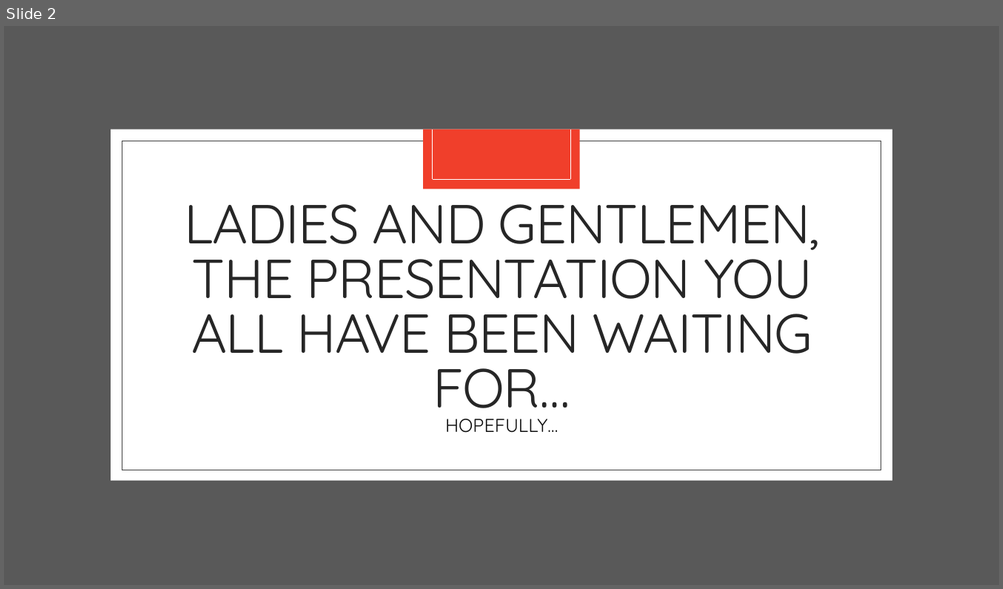
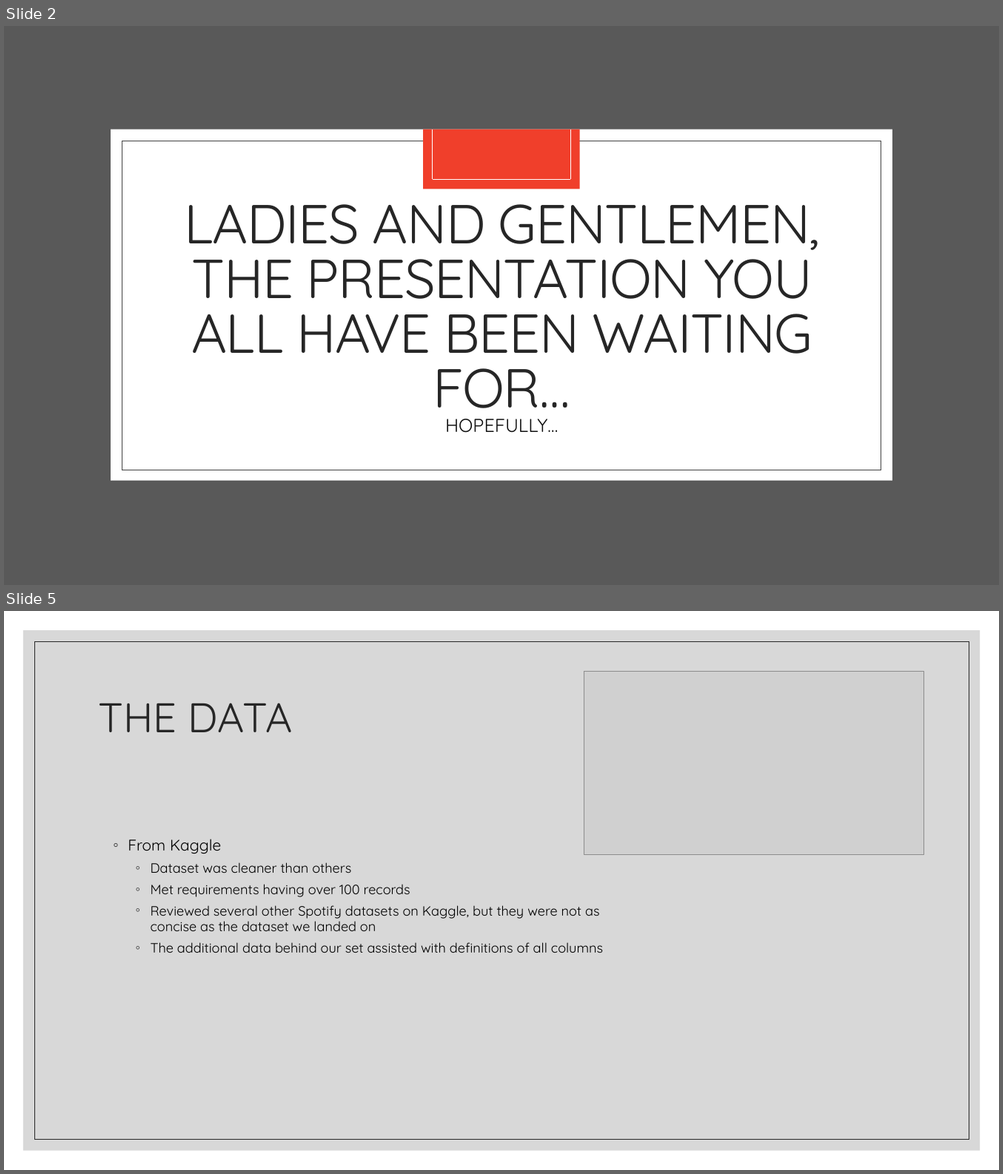
Before and after one commit to JeniLam/Spotify-Dashboard, a slide deck: gOGOGAGA.pptx. Shown one above the other, each under a label of ours: slide 2 before the commit, slides 2 and 5 after it; the slides between them are not shown. The pictures are 1003x589 and 1003x1174 pixels, drawn with LibreOffice and Linux fonts; fonts in the diff are those of the drawing; grey boxes stand for pictures. Boxes give left, top, right and bottom in pixels: in the first picture for what was removed or moved away, otherwise in the second. Text is boxed around its words. In the diff, an @@ line names an element or a change of style, - is before the commit and + after.

```diff
--- a/gOGOGAGA.pptx
+++ b/gOGOGAGA.pptx
@@ slide 5 added at (4,611,999,1170), background #FFFFFF @@
@@ rectangle added at (23,630,980,1151), fill #BFBFBF at 60% opacity @@
@@ rectangle added at (34,641,969,1140), outline #262626 0.5 pt @@
@@ picture added at (584,671,924,854) @@
@@ title added at (99,703,293,732), 40 pt, text #262626 @@
+THE DATA
@@ text added at (128,839,603,953), 13 pt, text #000000 @@
+◦ From Kaggle
+  ◦ Dataset was cleaner than others
+  ◦ Met requirements having over 100 records
+  ◦ Reviewed several other Spotify datasets on Kaggle, but they were not as concise as the dataset we landed on
+  ◦ The additional data behind our set assisted with definitions of all columns
```
Also in this commit, not shown: 1 slide changed, 5 other slides added, 5 slides removed.
